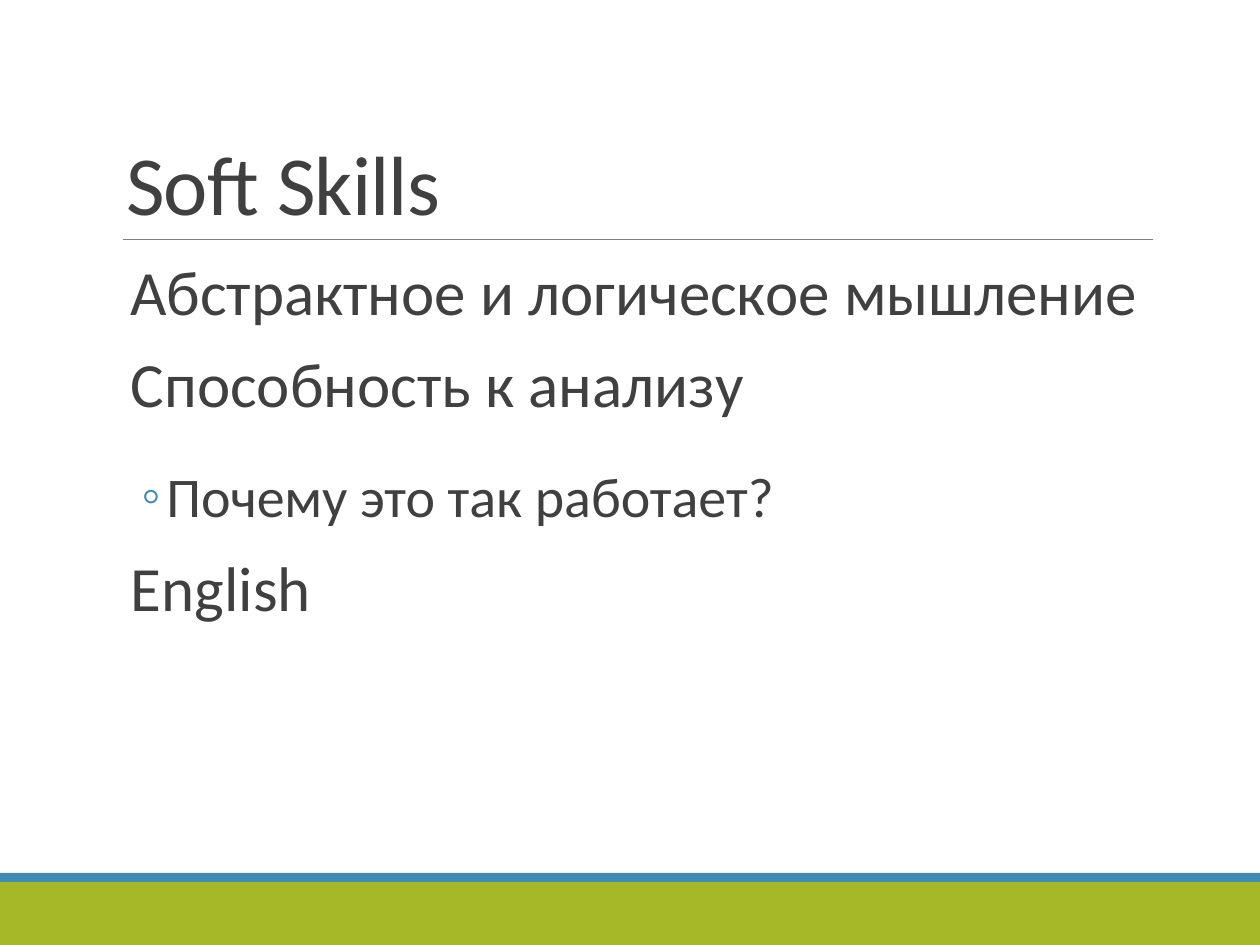
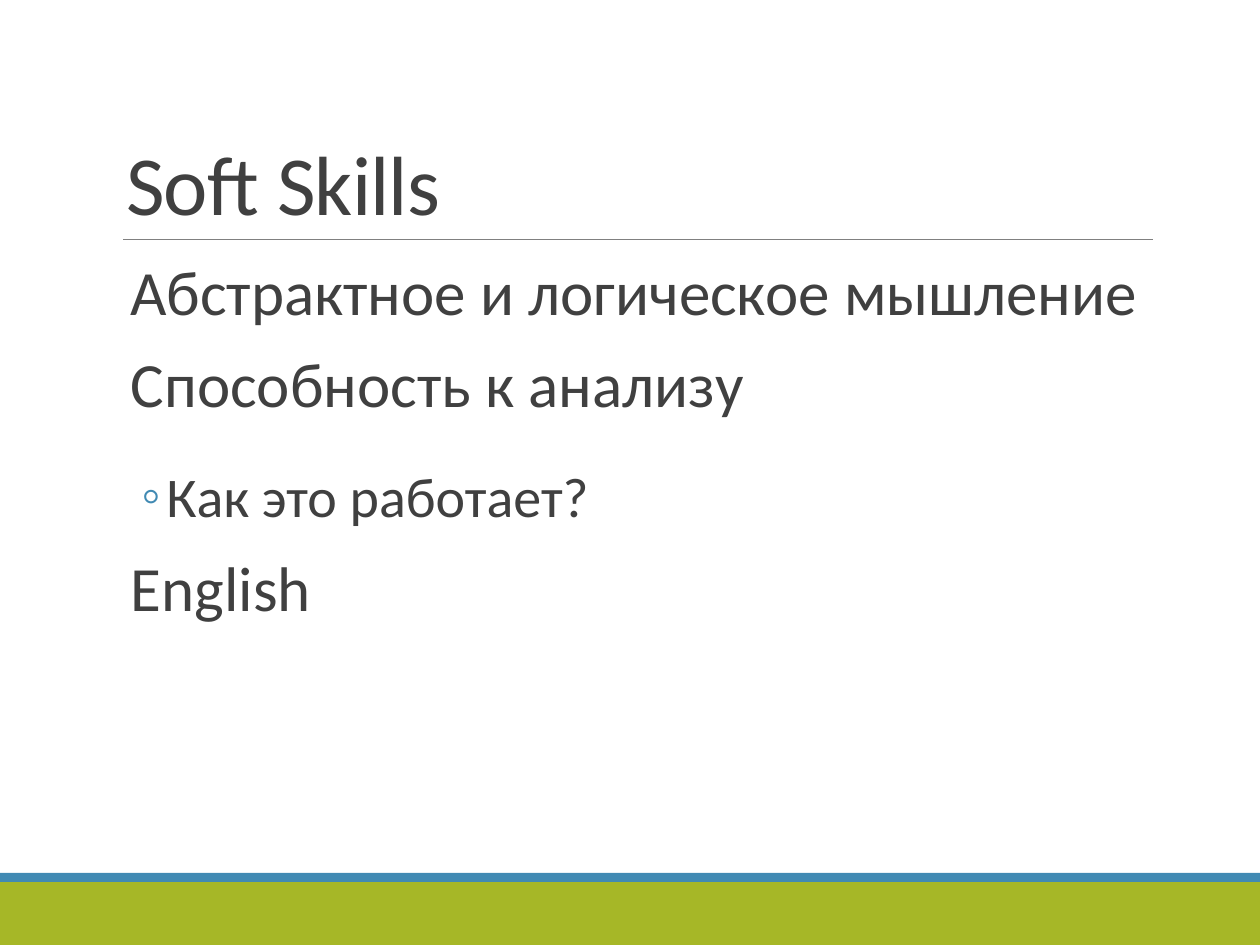
Before and after one commit to vitali-kviatkouski/personal, a slide deck: slide 19 of epamkids/EPAMKids-Worked_out.pptx. Drawn at 1260x945 pixels with LibreOffice and Linux fonts; fonts in the diff are those of the drawing. Boxes give left, top, right and bottom in pixels: in the first picture for what was removed or moved away, otherwise in the second. Text is boxed around its words. In the diff, an @@ line names an element or a change of style, - is before the commit and + after.

```diff
--- a/epamkids/EPAMKids-Worked_out.pptx
+++ b/epamkids/EPAMKids-Worked_out.pptx
@@ text at [166, 478, 589, 526]: text changed @@
-  ◦ Почему это так работает?
+  ◦ Как это работает?
```
Also in this commit, not shown: 2 slides added.
